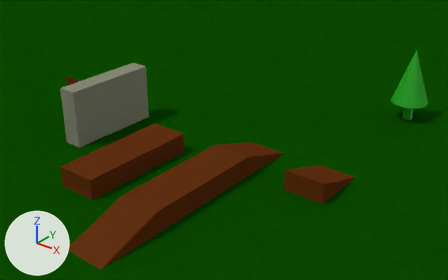
Renders of the Blender file PeggySim/Assets/Prefabs/world/world.blend from each side of a commit.
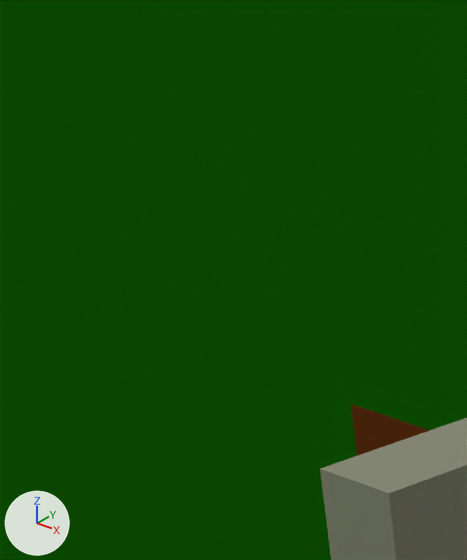
There are two pictures of each version: one from a camera (50 mm lens) standing at (12.02, -21.58, 14.19) and looking at (-9.89, 5.81, -2.79), one close up on the part from 0% to 20% of the width and 0% to 38% of the height. Lighting does not change. The marker at lower left points along +X, +Y and +Z.

Names of what the first close-up shows: 'Plane', 'Ramp 4', 'Wall'.
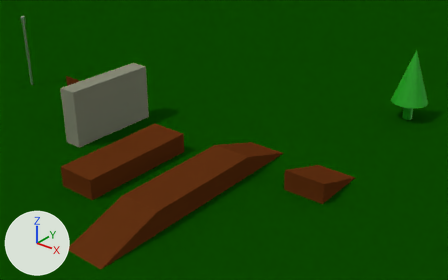
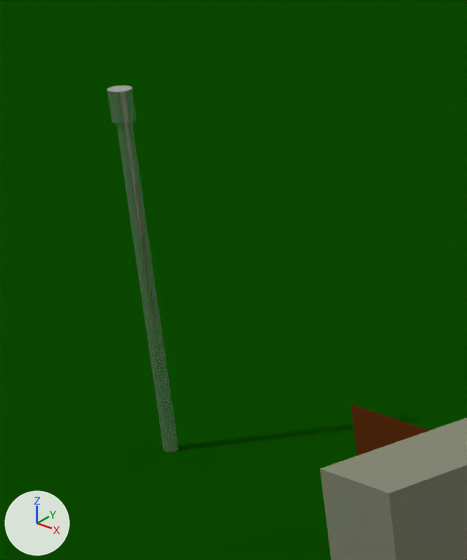
Changed parts and their boxes (x1, y1, x2, y2) in the close-ups (467 x 560 px):
'Lamo', added
    after: (107, 86, 179, 452)

The change, as a diff of the scene's bpy script:
```diff
--- a/PeggySim/Assets/Prefabs/world/world.blend.py
+++ b/PeggySim/Assets/Prefabs/world/world.blend.py
@@ mat_lamp @@
+mat_lamp = principled_material('Lamp')
+mat_lamp.base_color = (0.8, 0.8, 0.8)  # white #e7e7e7
+mat_lamp.metallic = 0.883
+mat_lamp.roughness = 0.0
+mat_lamp.specular_ior_level = 0.558
@@ me_cylinder @@
+me_cylinder.from_pydata(...)  # 192 vertices, 162 faces; spans x -1.54..1.54, y -1.54..1.54, z -1.0..1.18
+me_cylinder.materials.append(mat_lamp)  # white #e7e7e7
@@ ob_lamo @@
+ob_lamo = bpy.data.objects.new('Lamo', me_cylinder)
+ob_lamo.location = (-21.0, 0.0, 2.0)
+ob_lamo.scale = (0.09, 0.09, 2.04)
```
